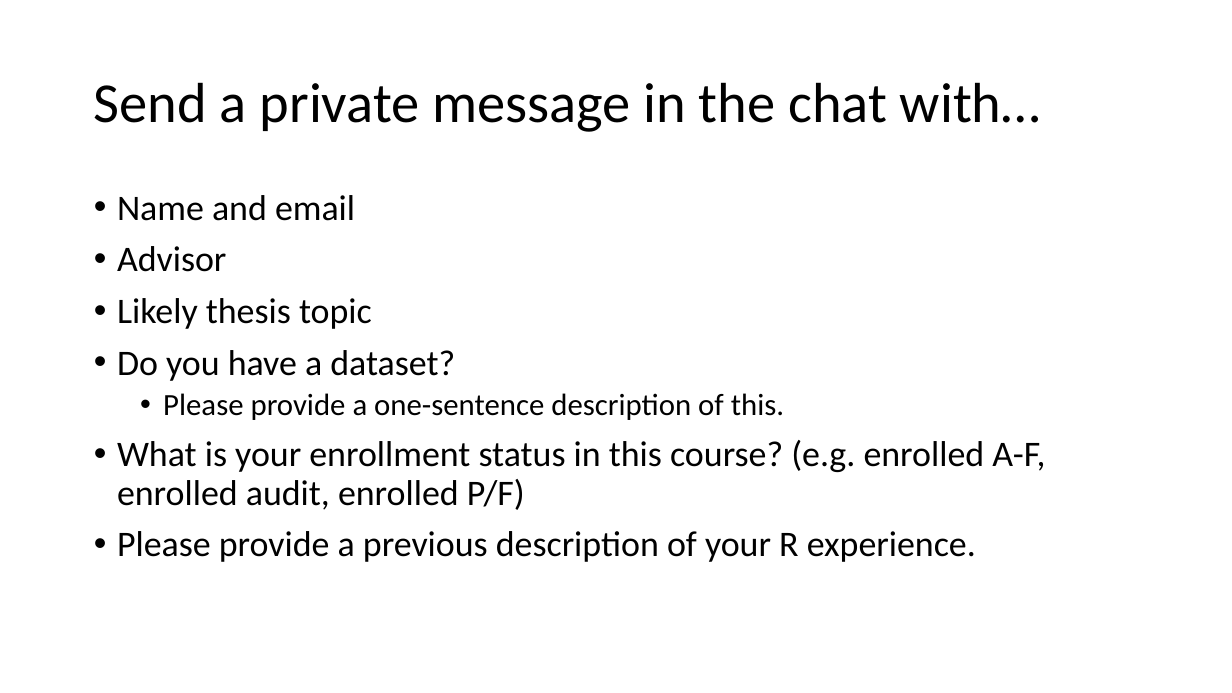
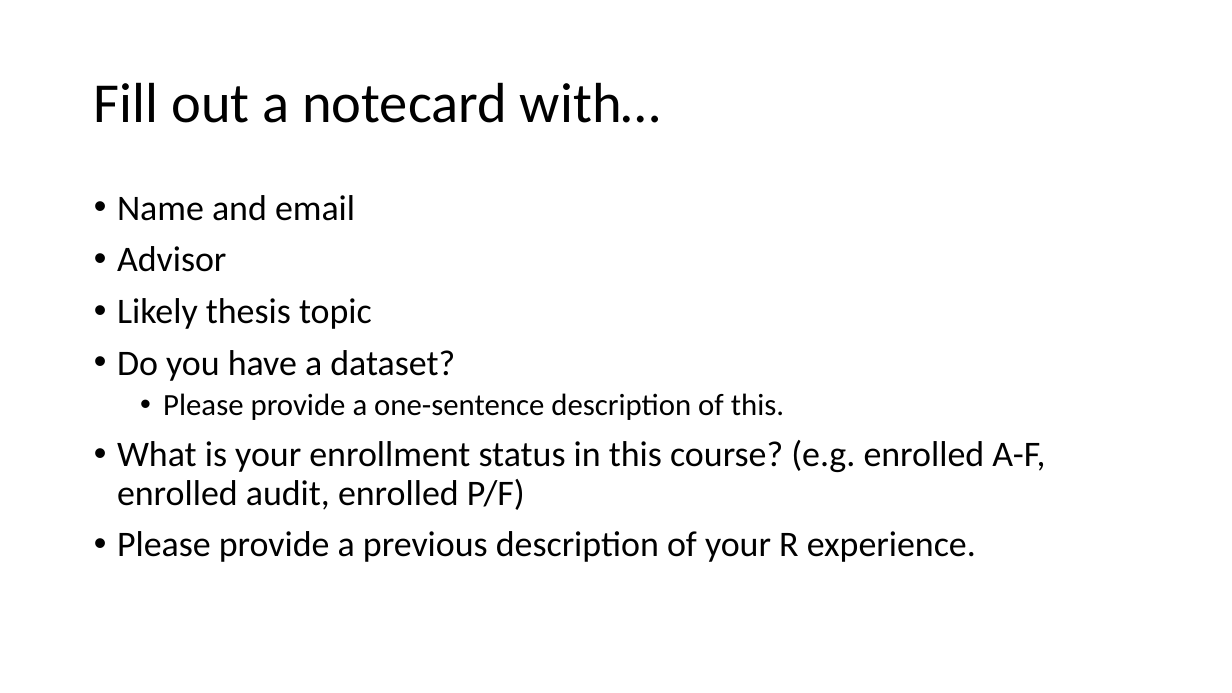
Before and after one commit to VTQuantMethodsEEB/klangwig, a slide deck: slide 3 of lectures/week_1_intro_to_R/le1_intro_to_R.pptx. Drawn at 1232x693 pixels with LibreOffice and Linux fonts; fonts in the diff are those of the drawing. Boxes give left, top, right and bottom in pixels: in the first picture for what was removed or moved away, otherwise in the second. Text is boxed around its words. In the diff, an @@ line names an element or a change of style, - is before the commit and + after.

```diff
--- a/lectures/week_1_intro_to_R/le1_intro_to_R.pptx
+++ b/lectures/week_1_intro_to_R/le1_intro_to_R.pptx
@@ title at (94, 82, 661, 123): text changed @@
-Send a private message in the chat with…
+Fill out a notecard with…
```
Also in this commit, not shown: 2 other slides changed, 2 slides added, 30 other files.
